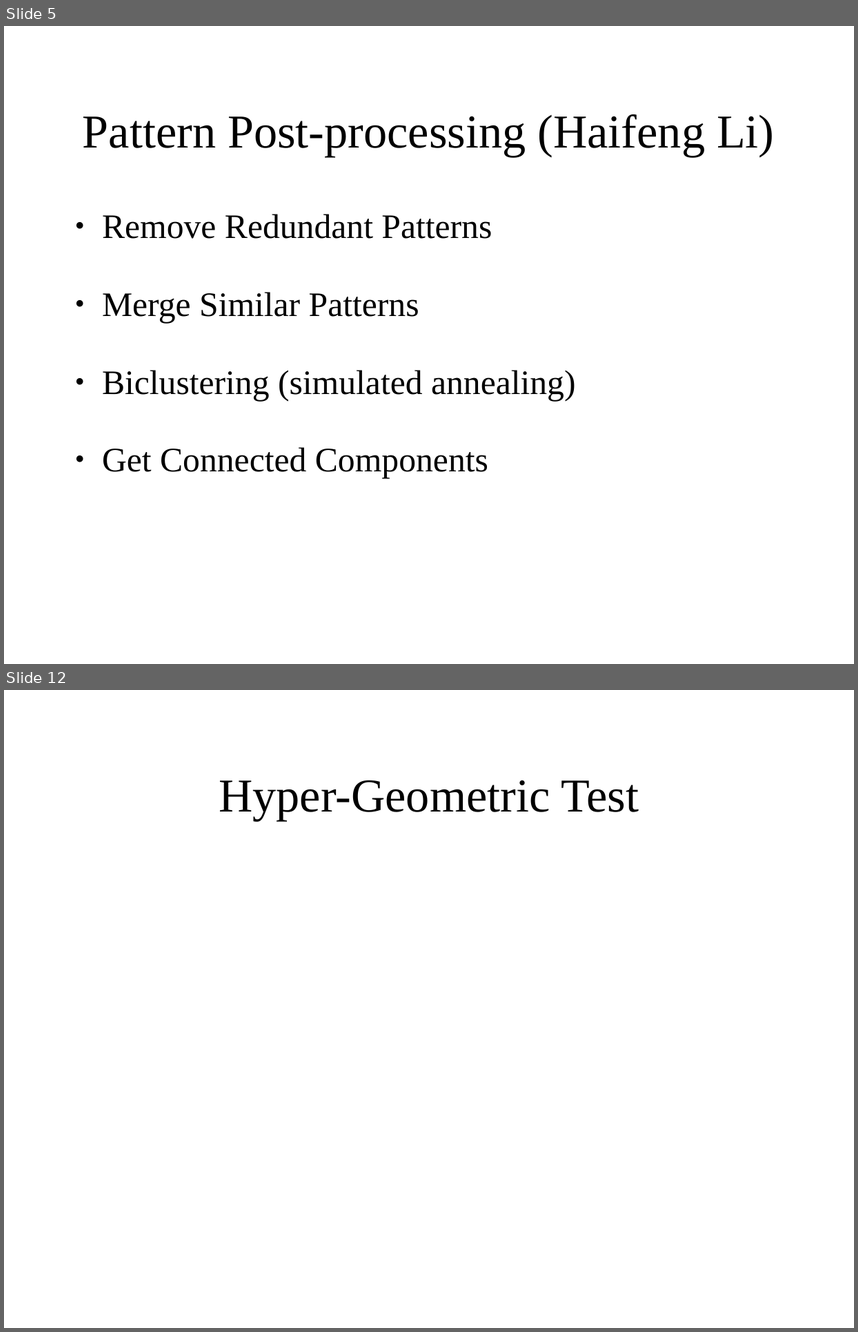
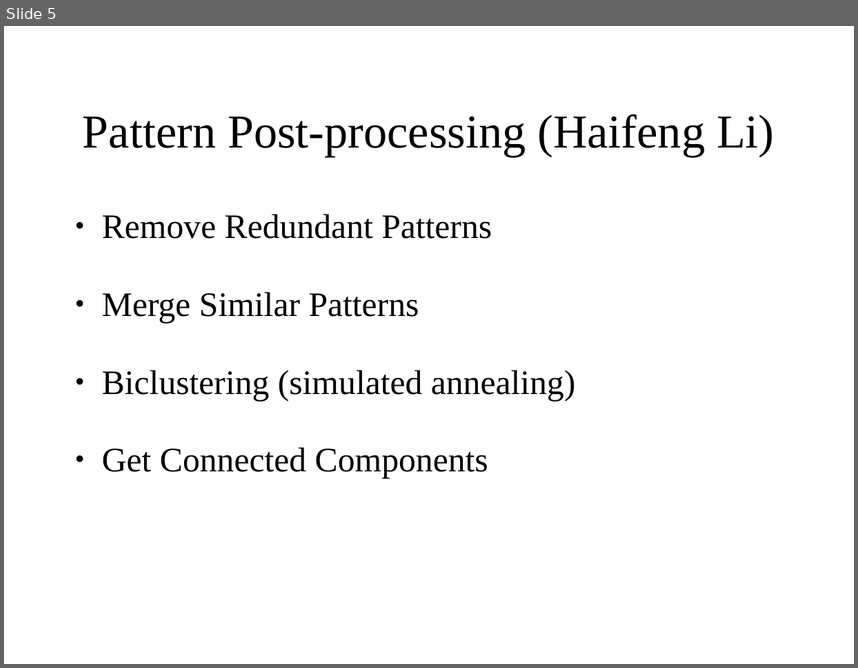
Before and after one commit to polyactis/annot, a slide deck: trunk/doc/lab_meeting_2006_11_21/lm_11_21_06.ppt. Shown one above the other, each under a label of ours: slides 5 and 12 before the commit, slide 5 after it; the slides between them are not shown. The pictures are 858x1332 and 858x668 pixels, drawn with LibreOffice and Linux fonts; fonts in the diff are those of the drawing. Boxes give left, top, right and bottom in pixels: in the first picture for what was removed or moved away, otherwise in the second. Text is boxed around its words. In the diff, an @@ line names an element or a change of style, - is before the commit and + after.

```diff
--- a/trunk/doc/lab_meeting_2006_11_21/lm_11_21_06.ppt
+++ b/trunk/doc/lab_meeting_2006_11_21/lm_11_21_06.ppt
@@ slide 12 removed at <box>4,690,854,1328</box>, background #FFFFFF @@
@@ title removed at <box>219,780,639,821</box> @@
-Hyper-Geometric Test
```
Also in this commit, not shown: 5 slides changed, 15 slides added, 8 other slides removed, 42 other files.
